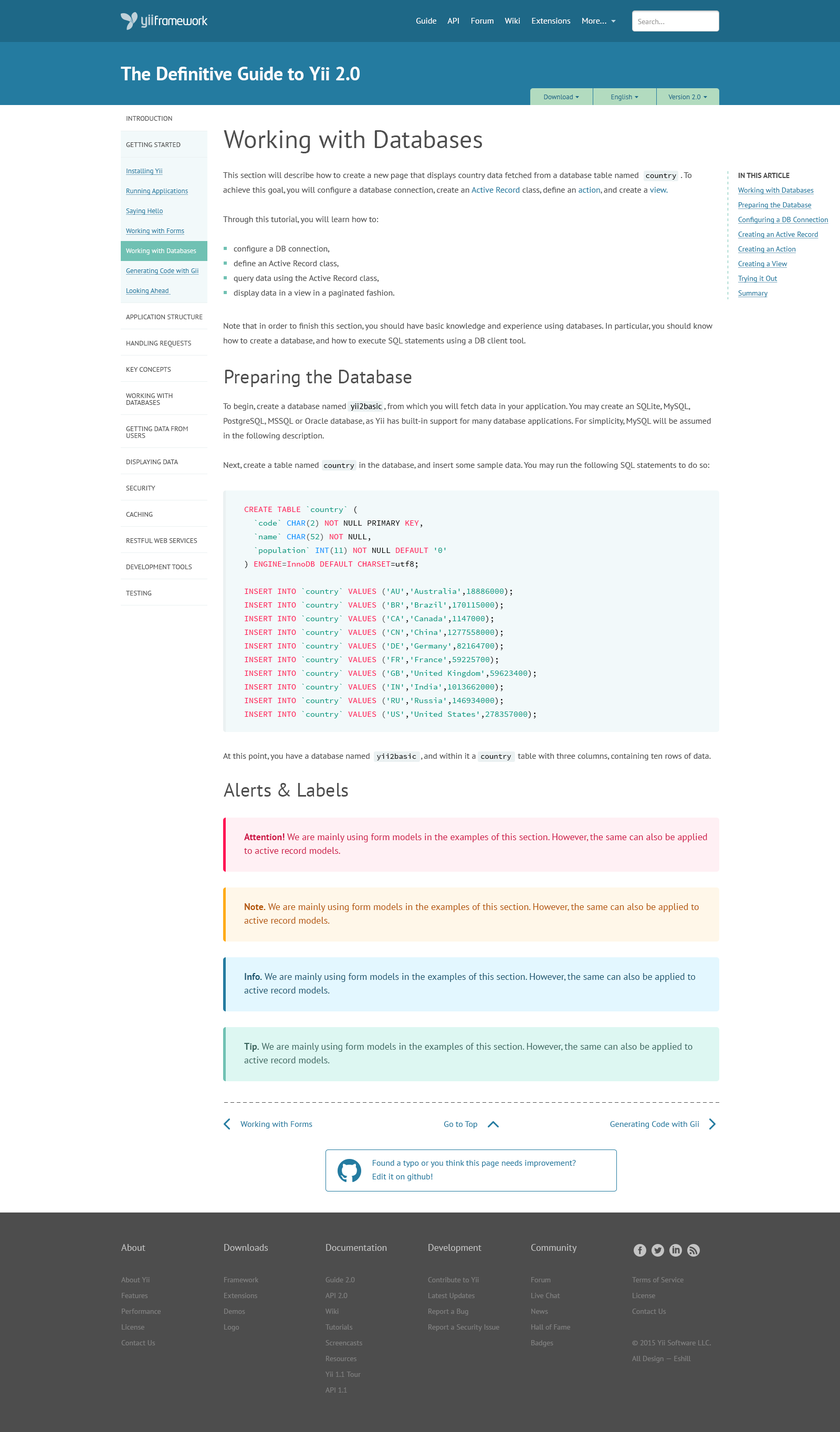
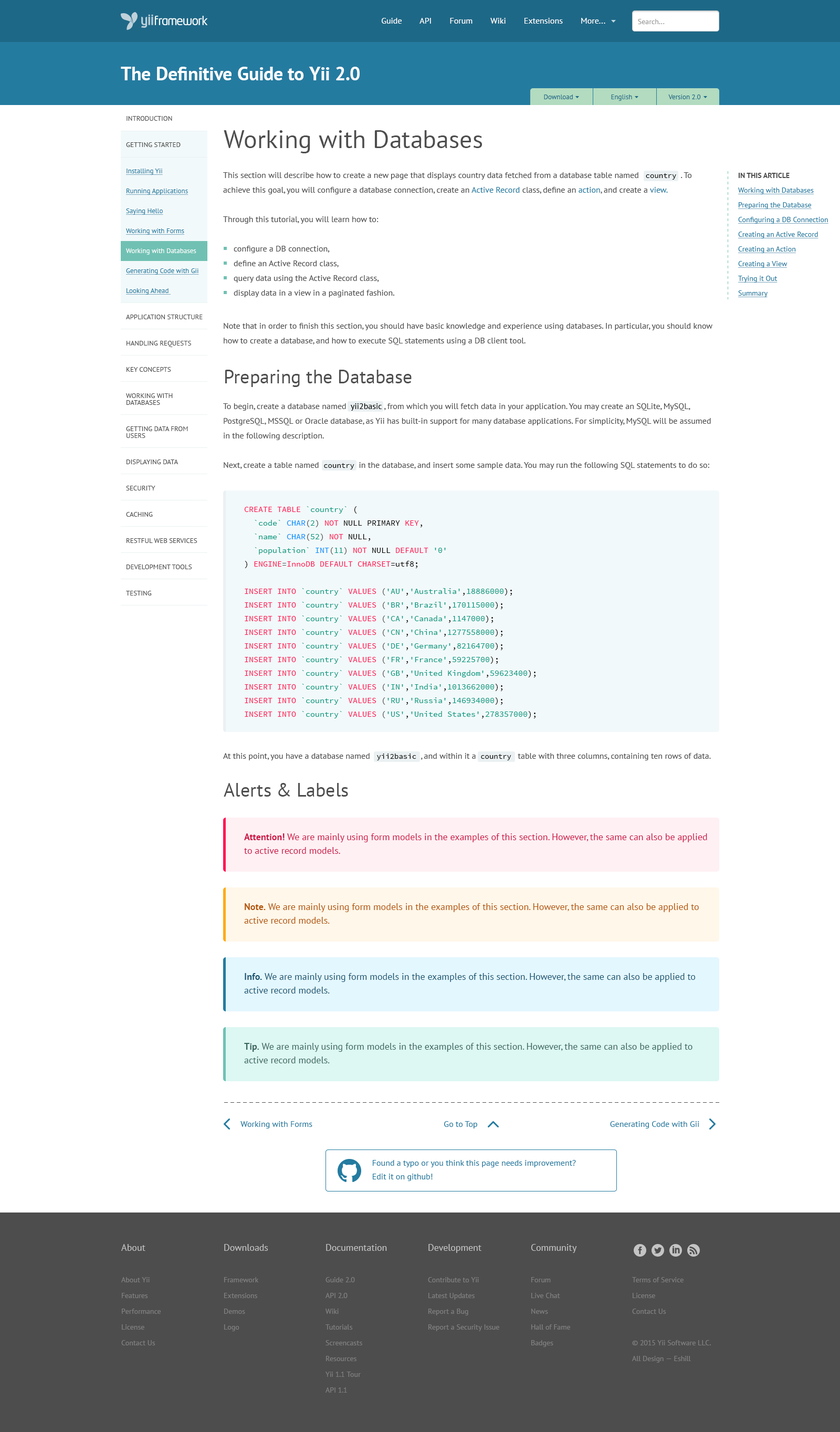
The second 840 × 1432 image is a revision of the first. Changes to its layers:
renamed "Guide API Forum Wiki Extensions More..." to "Guide API Forum Wiki Extensions", painted on it over [381, 17, 607, 24]
